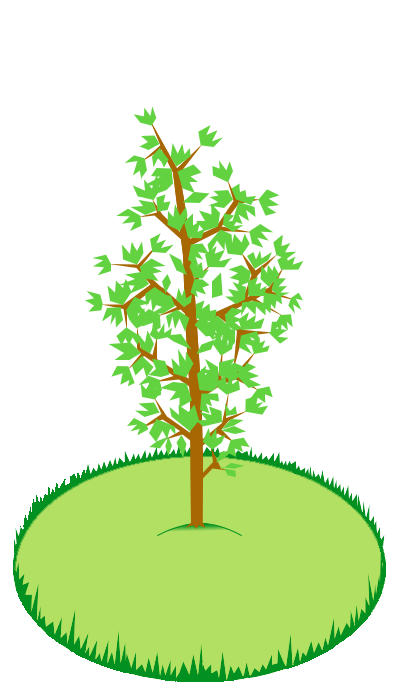
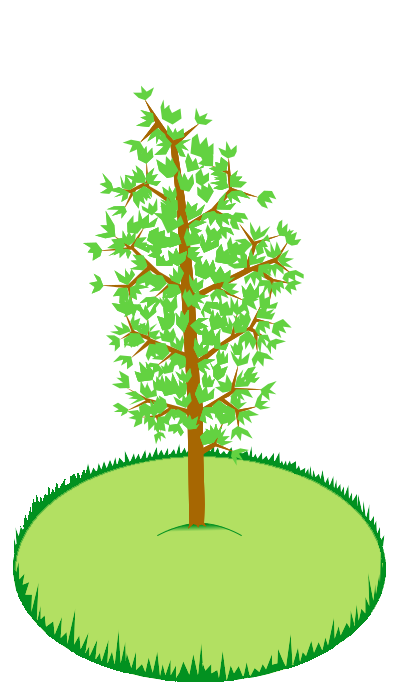
Comparing the layer stacks of the two 400 x 700 images. Changes:
added layer "дерево - 17" in group "Группа слоёв" over [83, 85, 304, 529]
hid "дерево - 16" over [85, 106, 304, 529]
